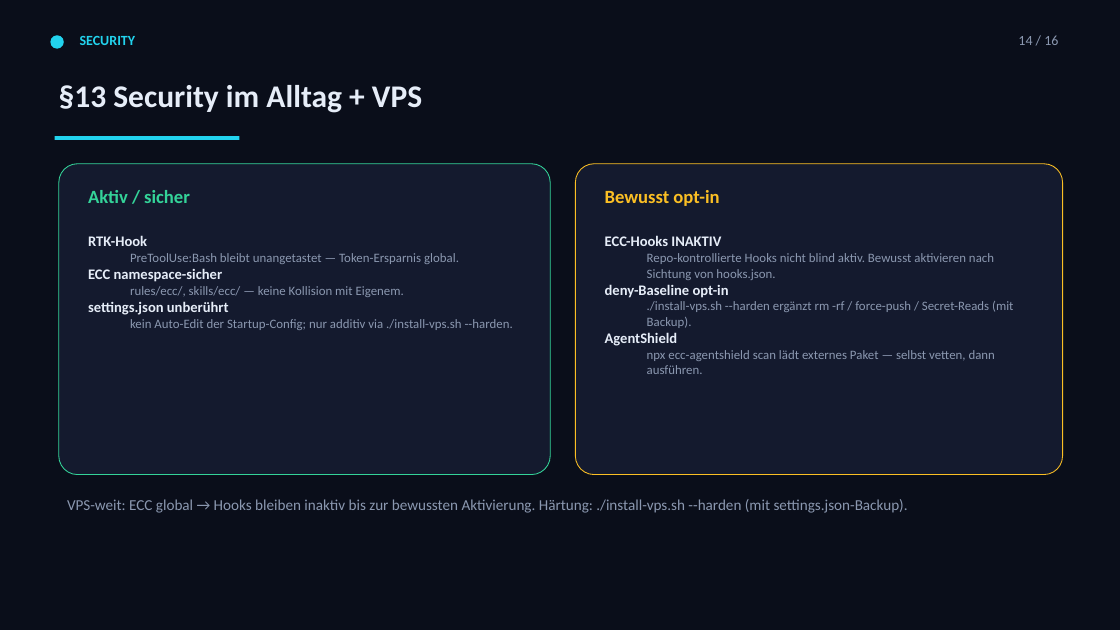
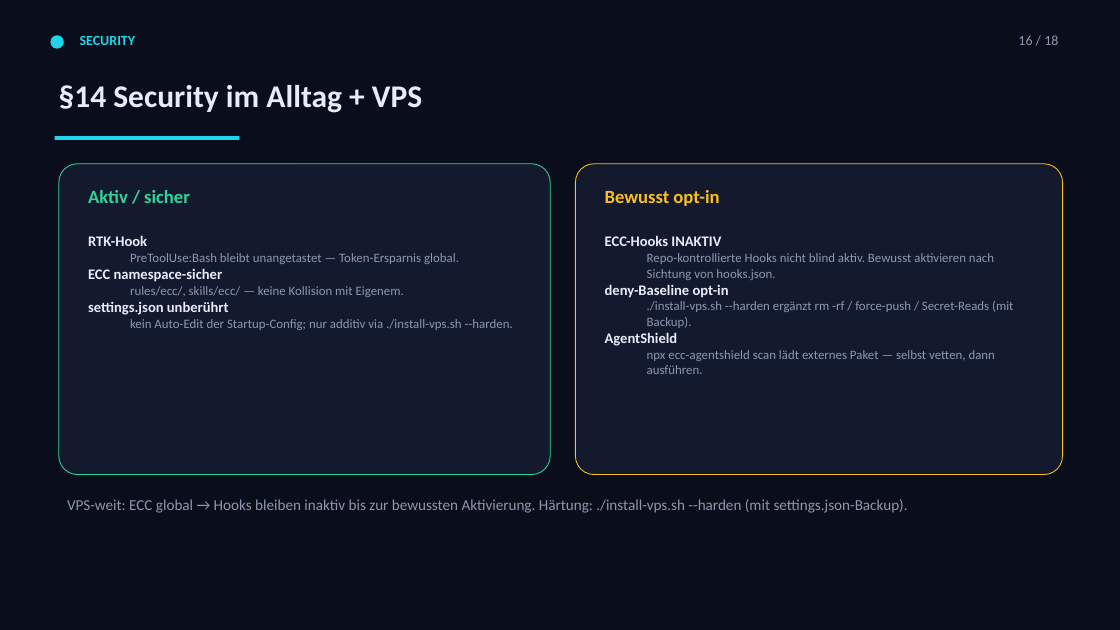
Before and after one commit to Paulee8155/Claude-Code-BestPractice, a slide deck: slide 17 of docs/ECC-Harness-Guide.de.pptx (slide 15 before the commit). Drawn at 1120x630 pixels with LibreOffice and Linux fonts; fonts in the diff are those of the drawing. Boxes give left, top, right and bottom in pixels: in the first picture for what was removed or moved away, otherwise in the second. Text is boxed around its words. In the diff, an @@ line names an element or a change of style, - is before the commit and + after.

```diff
--- a/docs/ECC-Harness-Guide.de.pptx
+++ b/docs/ECC-Harness-Guide.de.pptx
@@ text at box(1018, 35, 1058, 45): text changed @@
-14 / 16
+16 / 18
@@ text at box(59, 85, 422, 113): text changed @@
-§13 Security im Alltag + VPS
+§14 Security im Alltag + VPS
```
Also in this commit, not shown: 15 other slides changed, 2 slides added, 2 other files.
